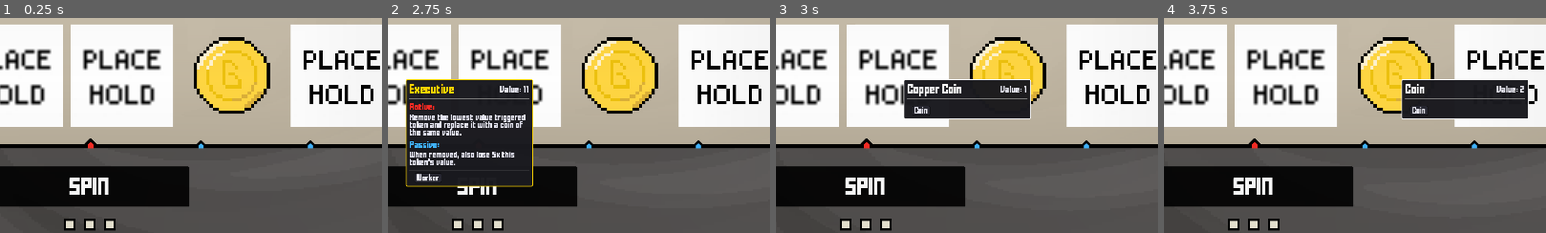
Above: before the commit, frames 1-4 (left to right).
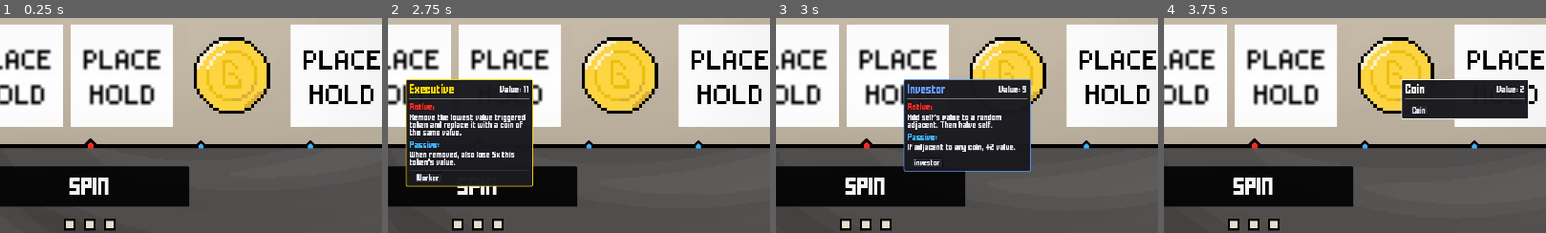
Above: after the commit, the same moments.

Repository: ZhelinWang/one-last-spin
Game: Godot game, scene res://main_ui.tscn
Two runs of this game, one before a commit and one after it. Both use one fixed random seed, a clock stepped at 60 frames per second and the inputs below.
Inputs (mouse positions are % of the whole screen's width and height, from its top left):
- Up to frame 1 (0.25 s): no input
- Up to frame 2 (2.75 s): click (11, 49) at 0.5 s; click (25, 49) at 1.27 s; click (40, 49) at 2.02 s
- Up to frame 3 (3 s): click (54, 49) at 2.77 s
- Up to frame 4 (3.75 s): click (69, 49) at 3.52 s
The pictures show only the part of the screen within x 38-88%, y 36-86%; the shares and areas given below are measured in that part.

Frames 1-2 are identical in both runs. In frame 3, 9.1% of the frame differs, in the area x 33-67%, y 28-72%; in frame 4, nothing differs.

Commit message:
investor bugfix

Diff:
--- a/characters/banker.tres
+++ b/characters/banker.tres
@@ -4,12 +4,12 @@
 [ext_resource type="Script" uid="uid://2lqsh3g3xqag" path="res://tokens/tokenData.gd" id="2_wuq5s"]
 [ext_resource type="Resource" uid="uid://b7qvltgd7lbkm" path="res://tokens/hustler.tres" id="3_sqxdb"]
 [ext_resource type="Resource" uid="uid://bpebbtdof3ea" path="res://tokens/mint.tres" id="4_sqxdb"]
-[ext_resource type="Resource" uid="uid://dq7cgvphi6gwu" path="res://tokens/copperCoin.tres" id="6_j7eb8"]
+[ext_resource type="Resource" uid="uid://d31vhj0ewy3kf" path="res://tokens/investor.tres" id="6_lha1g"]
 [ext_resource type="Resource" uid="uid://c8geidaiuuhff" path="res://tokens/executive.tres" id="6_sqxdb"]
 [ext_resource type="Resource" uid="uid://c504xih8se6f5" path="res://tokens/coin.tres" id="7_sqxdb"]
 [ext_resource type="Resource" uid="uid://bj8jtgxsh2pe2" path="res://tokens/empty.tres" id="8_sqxdb"]
 
 [resource]
 script = ExtResource("1_royit")
-startingTokens = Array[ExtResource("2_wuq5s")]([ExtResource("3_sqxdb"), ExtResource("4_sqxdb"), ExtResource("6_sqxdb"), ExtResource("6_j7eb8"), ExtResource("7_sqxdb"), ExtResource("3_sqxdb"), ExtResource("3_sqxdb"), ExtResource("8_sqxdb"), ExtResource("8_sqxdb"), ExtResource("8_sqxdb")])
+startingTokens = Array[ExtResource("2_wuq5s")]([ExtResource("3_sqxdb"), ExtResource("4_sqxdb"), ExtResource("6_sqxdb"), ExtResource("6_lha1g"), ExtResource("7_sqxdb"), ExtResource("3_sqxdb"), ExtResource("3_sqxdb"), ExtResource("8_sqxdb"), ExtResource("8_sqxdb"), ExtResource("8_sqxdb")])
 metadata/_custom_type_script = "uid://ltn4148sc7sb"
--- a/tokens/investor.tres
+++ b/tokens/investor.tres
@@ -1,33 +1,29 @@
-[gd_resource type="Resource" script_class="TokenLootData" load_steps=7 format=3]
+[gd_resource type="Resource" script_class="TokenLootData" load_steps=8 format=3 uid="uid://d31vhj0ewy3kf"]
 
-[ext_resource type="Script" path="res://tokens/tokenData.gd" id="1_token"]
-[ext_resource type="Script" path="res://abilties/tokenAbilities.gd" id="2_abilities"]
-[ext_resource type="Script" path="res://abilties/genericReplaceBySelectorAbility.gd" id="3_active"]
-[ext_resource type="Script" path="res://abilties/genericAdjacencyPresenceBuffAbility.gd" id="4_passive"]
-[ext_resource type="Texture2D" path="res://placehold.jpg" id="5_icon"]
+[ext_resource type="Script" uid="uid://2lqsh3g3xqag" path="res://tokens/tokenData.gd" id="1_token"]
+[ext_resource type="Script" uid="uid://cc88rmbau7nxl" path="res://abilties/tokenAbilities.gd" id="2_abilities"]
+[ext_resource type="Script" uid="uid://bj21i7mjr26x1" path="res://abilties/genericReplaceBySelectorAbility.gd" id="3_active"]
+[ext_resource type="Script" uid="uid://bbflpk0whoeeu" path="res://abilties/genericAdjacencyPresenceBuffAbility.gd" id="4_passive"]
+[ext_resource type="Texture2D" uid="uid://dcrsbubbw58pl" path="res://placehold.jpg" id="5_icon"]
 
 [sub_resource type="Resource" id="InvestorActive"]
 script = ExtResource("3_active")
-winner_only = true
+selector = 2
 op = "add"
-selector = 2 # RANDOM_NEIGHBOR
 amount_mode = "self_value"
 apply_self_mult_after = true
 self_factor = 0.5
+winner_only = true
 
 [sub_resource type="Resource" id="InvestorPassive"]
 script = ExtResource("4_passive")
-require_any = true
-per_adjacent = false
 amount = 2
 match_tag = "coin"
-match_name = ""
 emit_as_spin_steps = true
 
 [resource]
 script = ExtResource("1_token")
 name = "Investor"
-weight = 1.0
 rarity = "rare"
 icon = ExtResource("5_icon")
 value = 9
